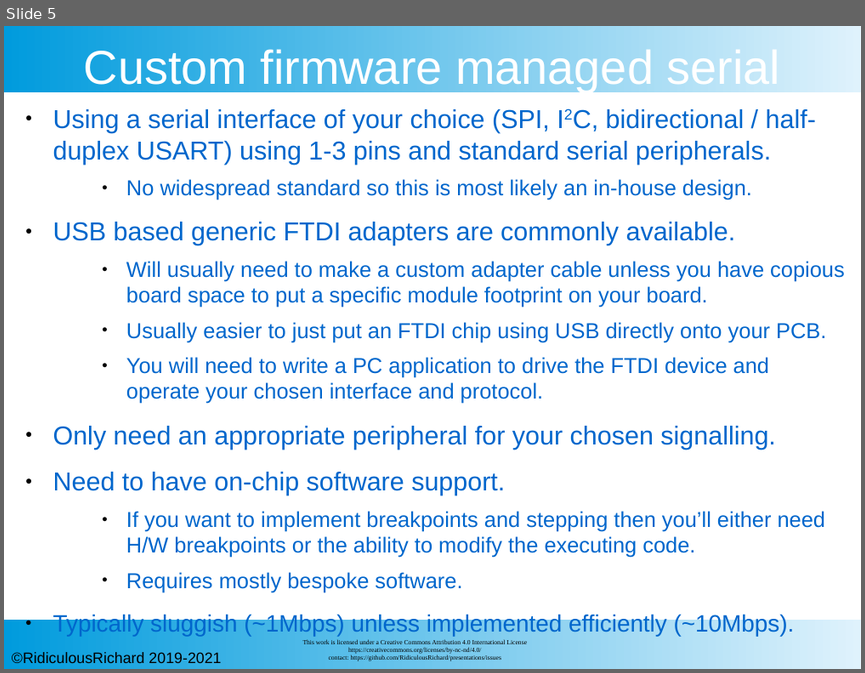
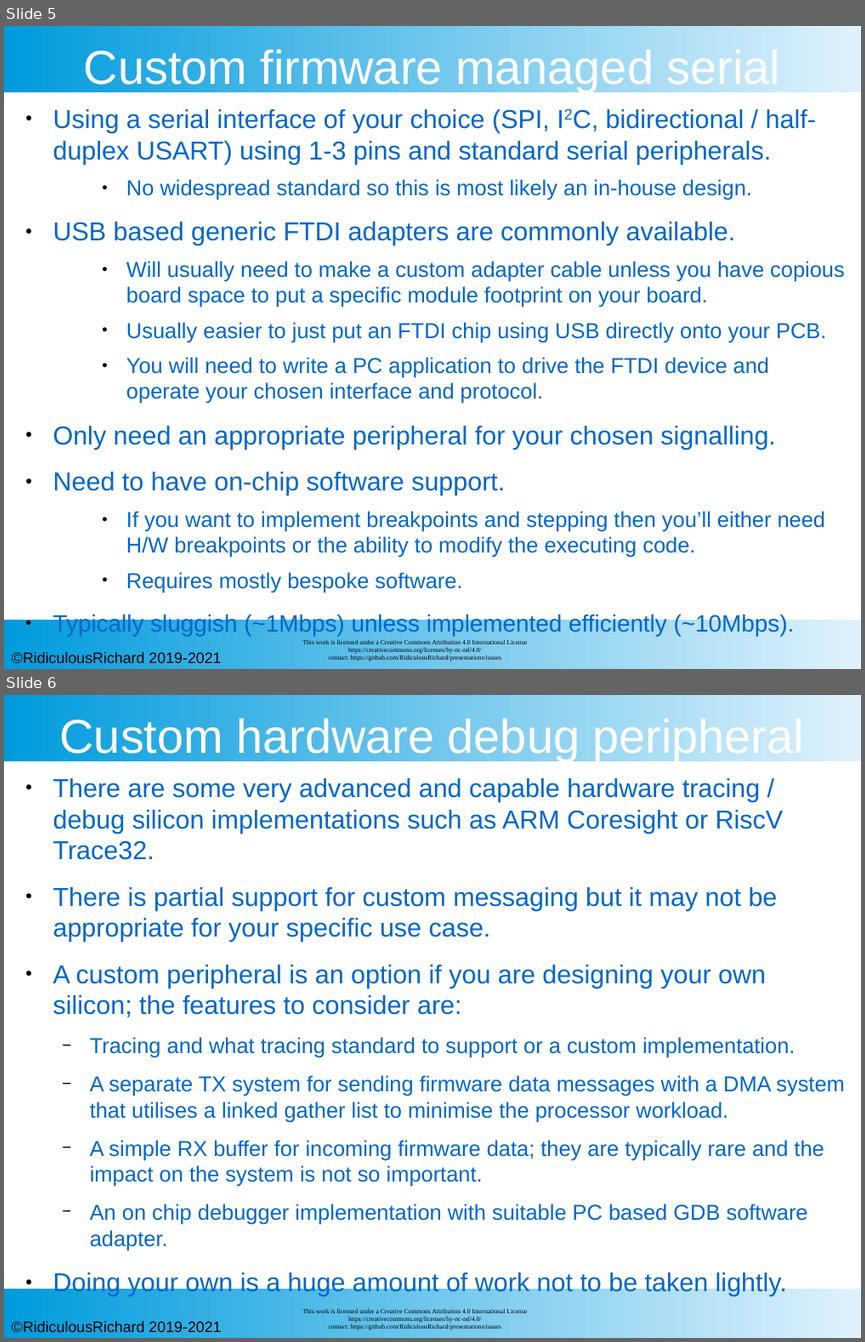
Before and after one commit to RidiculousRichard/presentations, a slide deck: External wired chip access.odp. Shown one above the other, each under a label of ours: slide 5 before the commit, slides 5 and 6 after it. The pictures are 865x673 and 865x1342 pixels, drawn with LibreOffice and Linux fonts; fonts in the diff are those of the drawing; background and template pictures are left out. Boxes give left, top, right and bottom in pixels: in the first picture for what was removed or moved away, otherwise in the second. Text is boxed around its words. In the diff, an @@ line names an element or a change of style, - is before the commit and + after.

Commit message:
Added custom hardware peripheral option.

```diff
--- a/External wired chip access.odp
+++ b/External wired chip access.odp
@@ slide 6 added at box(4, 695, 861, 1338), background #FFFFFF; not listed: 4 template elements that a slide beside it also shows @@
@@ title added at box(60, 718, 804, 761), 44 pt, text #FFFFFF @@
+Custom hardware debug peripheral
@@ text added at box(53, 778, 845, 1296), 20 pt, text #0066CC @@
+● There are some very advanced and capable hardware tracing / debug silicon implementations such as ARM Coresight or RiscV Trace32.
+● There is partial support for custom messaging but it may not be appropriate for your specific use case.
+● A custom peripheral is an option if you are designing your own silicon; the features to consider are:
+  − Tracing and what tracing standard to support or a custom implementation.
+  − A separate TX system for sending firmware data messages with a DMA system that utilises a linked gather list to minimise the processor workload.
+  − A simple RX buffer for incoming firmware data; they are typically rare and the impact on the system is not so important.
+  − An on chip debugger implementation with suitable PC based GDB software adapter.
+● Doing your own is a huge amount of work not to be taken lightly.
```
Also in this commit, not shown: 1 slide changed.
